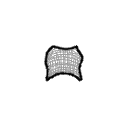
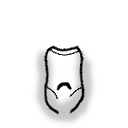
Two versions of the same layered image (128×128). Layer-by-layer changes:
moved "clothing" above "sweater" over (x1=33, y1=45, x2=97, y2=126)
painted on "clothingline" over (x1=44, y1=45, x2=85, y2=115)
added layer "clothingshade" (multiply) in group "clothing" over (x1=33, y1=45, x2=97, y2=126)
painted on "clothingcolor" over (x1=46, y1=48, x2=82, y2=113)
hid group "sweater" (5 layers) over (x1=33, y1=45, x2=97, y2=126)
